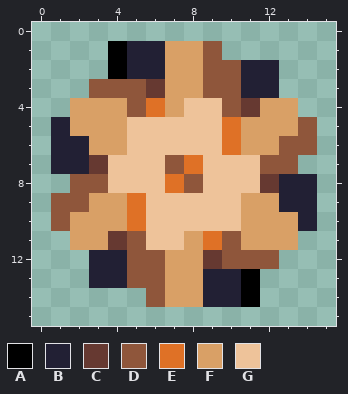
Pixel-art sprite: assets/images/bullet.png. Above, as it was before the edit.
The file is 160x32 pixels. The old version is drawn lined up with the new one, on the new canvas.
Palette (. is transparent): A #000000  B #222034  C #663931  D #8f563b  E #df7126  F #d9a066  G #eec39a
Pixels before, first column x 1:
 1 ...ABBFFD.....
 2 ...ABBFFDDBB..
 3 ..DDDCFFDDBB..
 4 .FFFDEFGGDCFF.
 5 BFFFGGGGGEFFFD
 6 BBFFGGGGGEFFDD
 7 BBCGGGDEGGGDD.
 8 .DDGGGEDGGGCBB
 9 DDFFEGGGGGFFBB
10 DFFFEGGGGGFFFB
11 .FFCDGGFEDFFF.
12 ..BBDDFFCDDD..
13 ..BBDDFFBBA...
14 .....DFFBBA...
Now the later version:
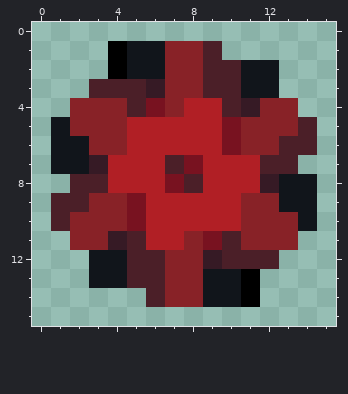
Diff:
canvas 160x32 -> 16x16 (the part of the old canvas that was cut away was empty and is not shown)
colour B: #222034 -> #11151b
colour C: #663931 -> #361a25
colour D: #8f563b -> #4b1f28
colour E: #df7126 -> #781220
colour F: #d9a066 -> #882227
colour G: #eec39a -> #b11f25
Where, in picture pixels (left, top, right, bottom), the same in both pictures:
changed: (51, 41, 317, 307)
